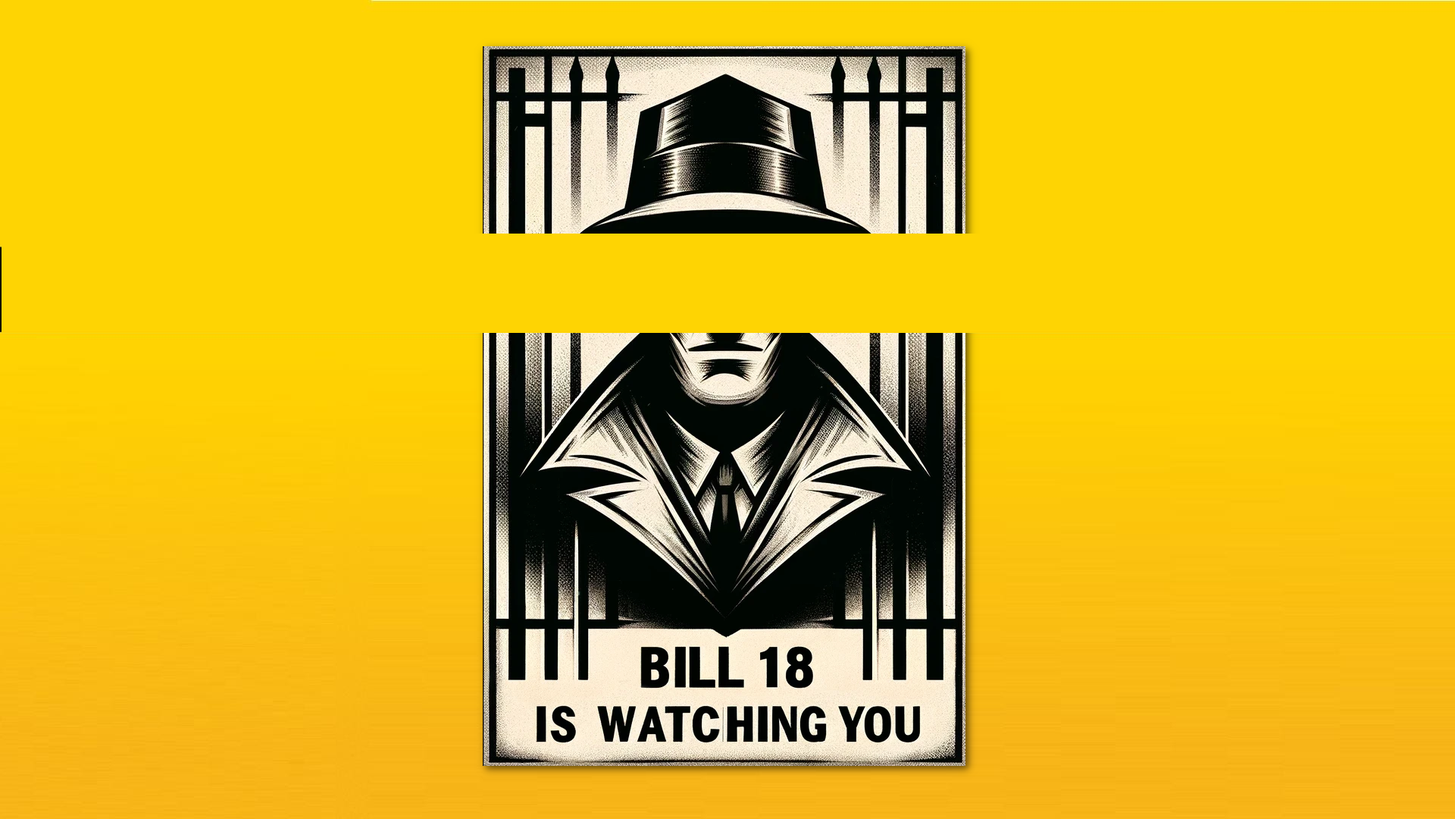
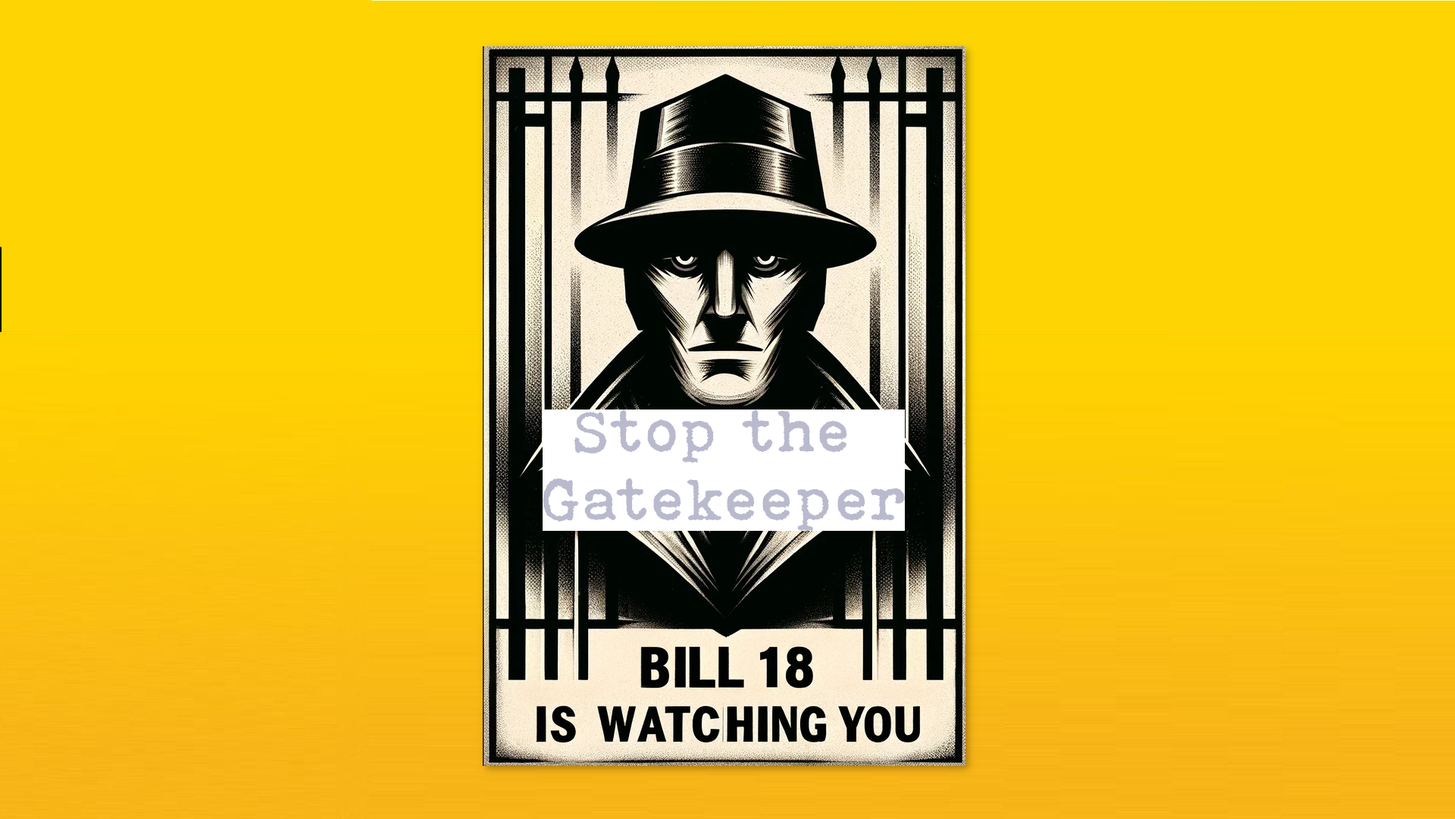
Layers edited between the first and the second 1455px x 819px image:
removed layer "Pasted Layer" over (479, 233, 976, 333)
renamed "bill18.png" to "Stop the ...", painted on it over (478, 41, 977, 777)
painted on "Kill-Bill-Vol-1.jpg", masked it over (478, 41, 977, 777)
